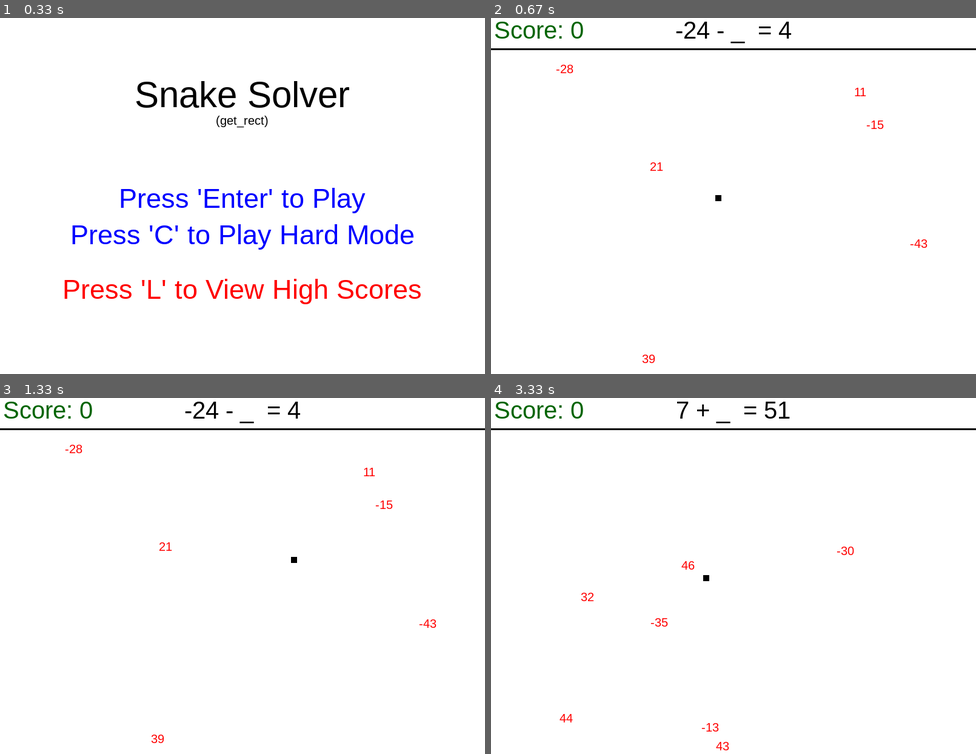
Above: before the commit, frames 1-4 (two rows, left to right).
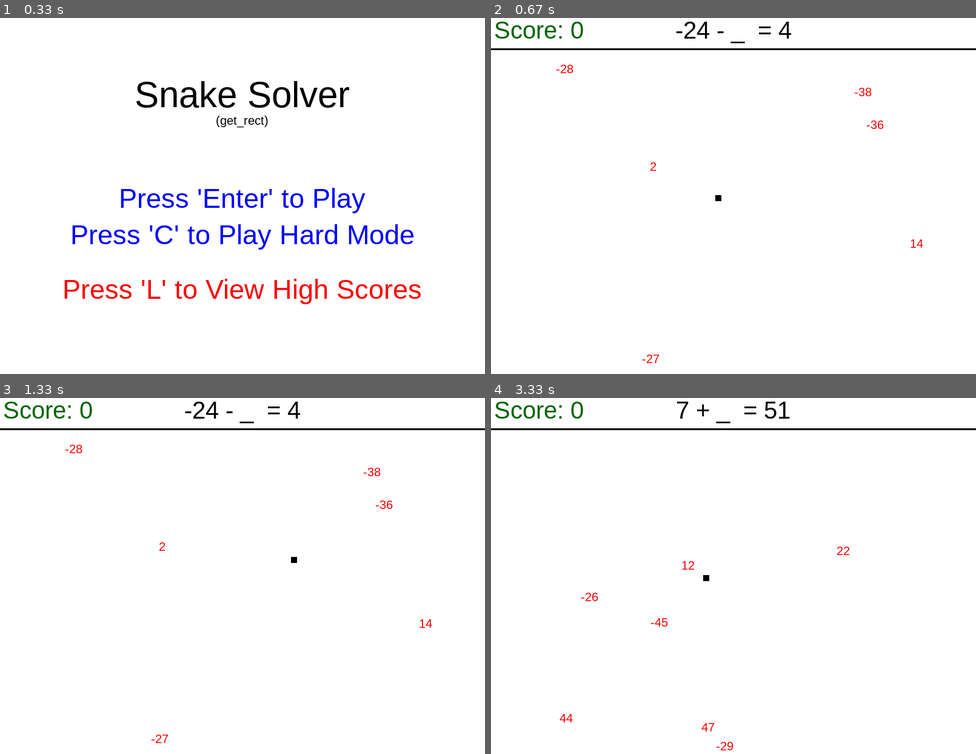
Above: after the commit, the same moments.

Repository: texascloud/gamejam
Game: pygame game, started from menu.py
Two runs of this game, one before a commit and one after it. Both use one fixed random seed, a clock stepped at 60 frames per second and the inputs below.
Inputs:
- Up to frame 1 (0.33 s): no input
- Up to frame 2 (0.67 s): tap Enter at 0.33 s
- Up to frame 3 (1.33 s): hold Up from 1.17 s (still down)
- Up to frame 4 (3.33 s): release Up at 1.63 s; hold Right 1.67-2.13 s; hold Left 2.17-2.7 s; tap Enter at 2.73 s; tap C at 3.07 s

Frame 1 is identical in both runs. In frame 2, 0.2% of the frame differs, in the area x 31-90%, y 19-97%; in frame 3, 0.2%; in frame 4, 0.3%, in the area x 18-75%, y 41-99%.

Commit message:
Small changes to game.py, more to come. Fixed collision of randomly generated rects and correct_val rect

Diff:
--- a/game.py
+++ b/game.py
@@ -42,32 +42,24 @@
 	######################################### Generates random positions -- Should be list of Rects
 	def position_generator(amount):
 		numList = []
-
 		for i in range(amount):
 			applepos = pygame.Rect(  random.randint(img_size, width - img_size), random.randint(img_size + 60, height - img_size), img_size+5, img_size+5 )
+			#check if the applepos rect collides with the snake, if so generate a new one until it no longer collides
 			while applepos.collidelist(numList) != -1 or applepos.collidelist(snake) != -1:
 				applepos = pygame.Rect(  random.randint(img_size, width), random.randint(img_size, height), img_size, img_size )
-			#add code here to check if the applepos rect collides with the snake, if so generate a new one until it no longer collides
 			numList.append(applepos)
-
-		#real_rect = pygame.Rect(  random.randint(img_size, width - img_size), random.randint(img_size + 60, height - img_size), img_size+5, img_size+5 )
-
-		#numList.insert(0, real_rect) #real_rect is at the beginning of the numList
 		return numList
 
 	#START GRID ITEM VARIABLES
 	img_size = 20
 	num_apples = 6
-
 	rect_object_list = position_generator(num_apples) #list of Rect objects
-
-
 	#END GRID ITEM VARIABLES
 
 	scoreFont = pygame.font.SysFont('Arial', 40)
 	scoreFont.set_bold
 
-	def gameOver(): ####################################################### GAME OVER
+	def gameOver(): ####################################################### GAME OVER ###########
 		gameOverFont = pygame.font.SysFont('Arial', 60)
 		gameOverFont.set_bold
 		gameOverText = gameOverFont.render("GAME OVER", True, (255, 0, 0))
@@ -151,14 +143,19 @@
 
 
 		if newEquation:
-
 			#create list of randomly generated numbers
 			eq, correct_val = equation()
 			fps += 2
 			if hardMode:
 				num_apples += 1
 			rect_object_list = position_generator(num_apples)
-			random_nums = [random.randint(-50, 50) for x in range(num_apples)] #[1, 5, 7, 2]
+			#random_nums = [random.randint(-50, 50) for x in range(num_apples)] #[1, 5, 7, 2]
+			random_nums = []
+			for x in range(num_apples):
+				rndm = random.randint(-50, 50)
+				while rndm is correct_val:
+					rndm = random.randint(-50, 50)
+				random_nums.append(rndm)
 			newEquation = False
 
 		########### DRAW APPLES AND 1 CORRECT VALUE ##############
